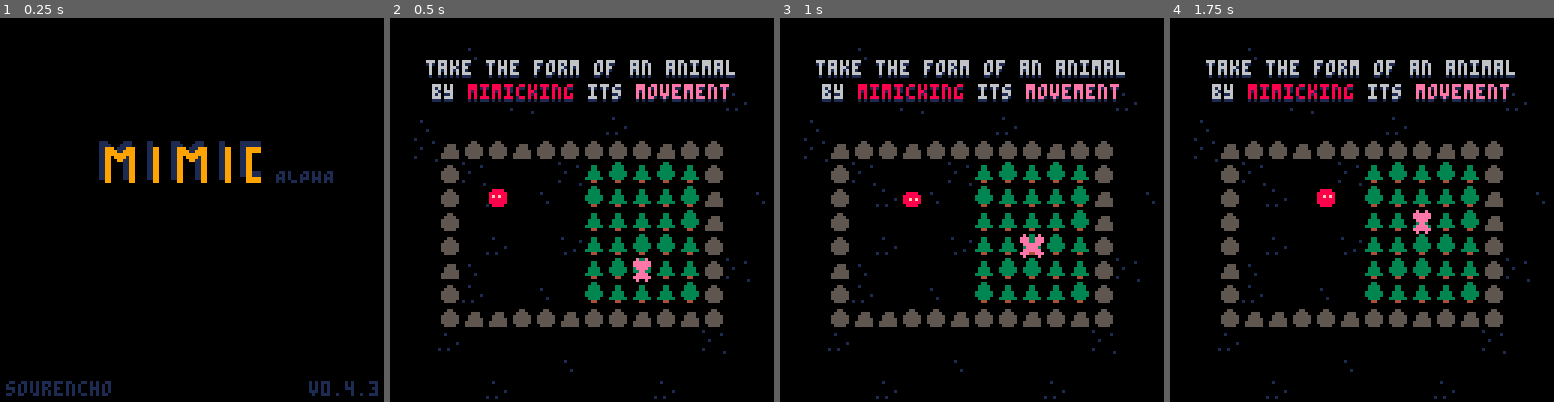
Above: before the commit, frames 1-4 (left to right).
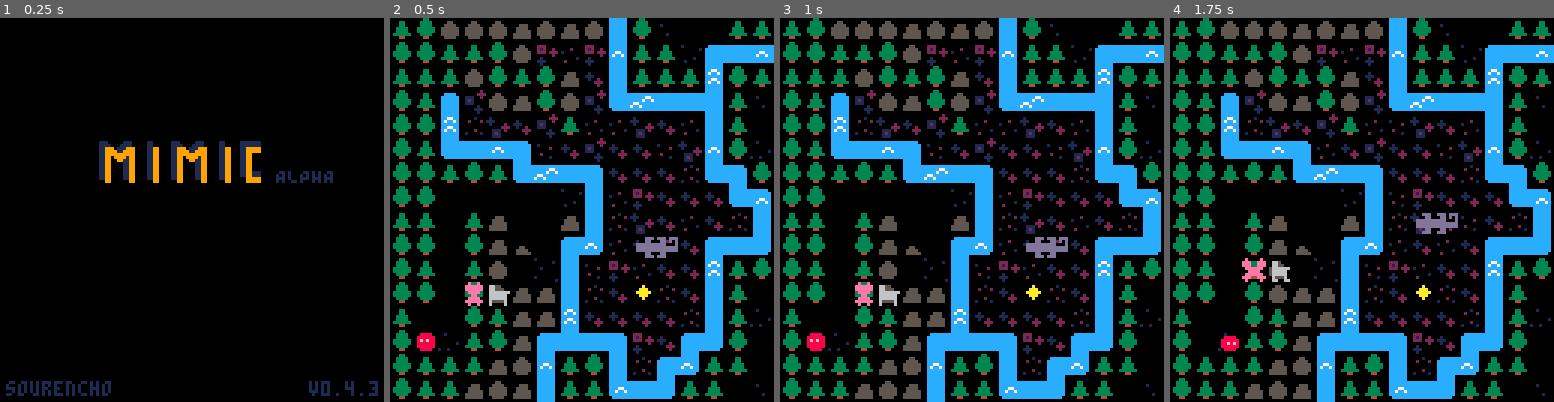
Above: after the commit, the same moments.

Repository: sourencho/mimic
Game: PICO-8 cartridge mimic.p8
Two runs of this game, one before a commit and one after it. Both use one fixed random seed, a clock stepped at 60 frames per second and the inputs below.
Inputs:
- Up to frame 1 (0.25 s): no input
- Up to frame 2 (0.5 s): tap X (X key) at 0.33 s
- Up to frame 3 (1 s): tap O (Z key) at 0.7 s
- Up to frame 4 (1.75 s): tap X (X key) at 1.07 s; hold Right from 1.6 s (still down); tap O (Z key) at 1.7 s

Frame 1 is identical in both runs. In frame 2, 45% of the frame differs, in the area x 0-100%, y 0-100%; in frame 3, 45%; in frame 4, 45%.

Commit message:
Fix bug where player would transform into animal with the same comp

Diff:
--- a/mimic.p8
+++ b/mimic.p8
@@ -9,10 +9,10 @@
 -- DATA
 
 -- SETTINGS
-start_level = 0
-level_count = 11
+start_level = 13
+level_count = 14
+skip_tutorial = true
 skip_levels = {3, 5, 6, 8}
-skip_tutorial = false
 
 tutorial_level = 15
 tutorial_speed = 20
@@ -429,8 +429,15 @@
 
 -- checks if two actors are made of the same set of animals
 function is_comp_equal(a, b)
-    -- sort(a.comp, function (x, y) return x > y end)
-    -- sort(b.comp, function (x, y) return x > y end)
+    sort(a.comp, function (x, y) return x > y end)
+    sort(b.comp, function (x, y) return x > y end)
+
+    if (a.is_player or b.is_player) then
+        debug.print({"a", a.comp})
+        debug.print({"b", b.comp})
+        debug.print(flat_table_equal(a.comp, b.comp))
+    end
+
     return flat_table_equal(a.comp, b.comp)
 end
 
@@ -492,7 +499,7 @@
     a.shape = shape
     a.move_abilities = copy_table(move_abilities)
     a.push_abilities = copy_table(push_abilities)
-    a.comp = comp -- which sprites is this actor made of
+    a.comp = (comp == nil and {spr_n[1][1]}) or comp -- which sprites is this actor made of
 
     -- pattern
     a.pattern = copy_pos_table(pattern)
@@ -799,8 +806,7 @@
                 n.display_name,
                 n.shape,
                 false,
-                nil,
-                {n.spr_n[1][1]}
+                nil
             )
             add(actors, a)
         end
@@ -838,8 +844,7 @@
         "you",
         {1,1},
         true,
-        nil,
-        {})
+        nil)
     pl.t = 1;
     add(actors, pl)
     reset_player_pattern()
@@ -940,6 +945,8 @@
     for a in all(actors) do
         local shape_key = 10*a.shape[1] + a.shape[2]
         -- comp >= 3 check is so that the goat + vishab + butter animal doesn't transform back
+        -- this is a feature that i've intentionally removed so that they dont keep transforming
+        -- back and forth. Also the sprite draw algo doesn't work really well for that case lol
         if (a.is_player or body_size(a) != 3 or #a.comp >= 3) goto cont
         for animals, shape_keys in pairs(animal_big_patterns) do
             local a1, a2 = animals[1], animals[2]
@@ -1072,7 +1079,7 @@
         {1,1},
         false,
         {{a.spr[1][2], nil}, {nil, nil}},
-        {o1.spr[1][1], a.spr[1][1]}
+        {o1.spr[1][1], a.spr[1][2]}
     )
 
     -- o2 -> [a, o2]
@@ -1086,7 +1093,7 @@
         {1,1},
         false,
         {{a.spr[1][2], nil}, {nil, nil}},
-        {o2.spr[1][1], a.spr[1][1]}
+        {o2.spr[1][1], a.spr[1][2]}
     )
 
     -- dont allow them to transform for one pattern loop
@@ -1113,17 +1120,16 @@
     a.spr_2 = b.spr
     b.spr_2 = a.spr
     a.comp = {a.spr[1][1], b.spr[1][1]}
-    b.comp = {a.spr[1][1], b.spr[1][1]}
+    b.comp = {b.spr[1][1], a.spr[1][1]}
 end
 
 function animal_mimic()
     for a in all(actors) do
         for b in all(actors) do
-            if (not is_comp_equal(a, b) and
-               is_mimic(a.pattern, b.pattern, #a.pattern, tern(a.is_player, a.t, 0)) and
+            if a != b and is_mimic(a.pattern, b.pattern, #a.pattern, tern(a.is_player, a.t, 0)) and
                ((a.no_trans_count + b.no_trans_count <= 0) or (a.is_player or b.is_player)) and
-               a.shape[1] == b.shape[1] and a.shape[2] == b.shape[2] and
-               pair_equal(a.shape, {1,1}) and pair_equal(b.shape, {1,1})) then
+               a.shape[1] == b.shape[1] and a.shape[2] == b.shape[2] and pair_equal(a.shape, {1,1})
+               and not is_comp_equal(a, b) then
                 if a.is_player then
                     transform_player(b)
                 elseif b.is_player then
@@ -1808,7 +1814,7 @@
     elseif game.state == "level_splash" then
         if (game.tick - game.level_end_tick > 50) game.state = "play"
     elseif game.state == "restart" then
-        if (game.tick - game.level_end_tick > 18) game.state = "play"
+        if (game.tick - game.level_end_tick > 16) game.state = "play"
     elseif game.state == "play" then
         update_play()
     elseif game.state == "won" then
